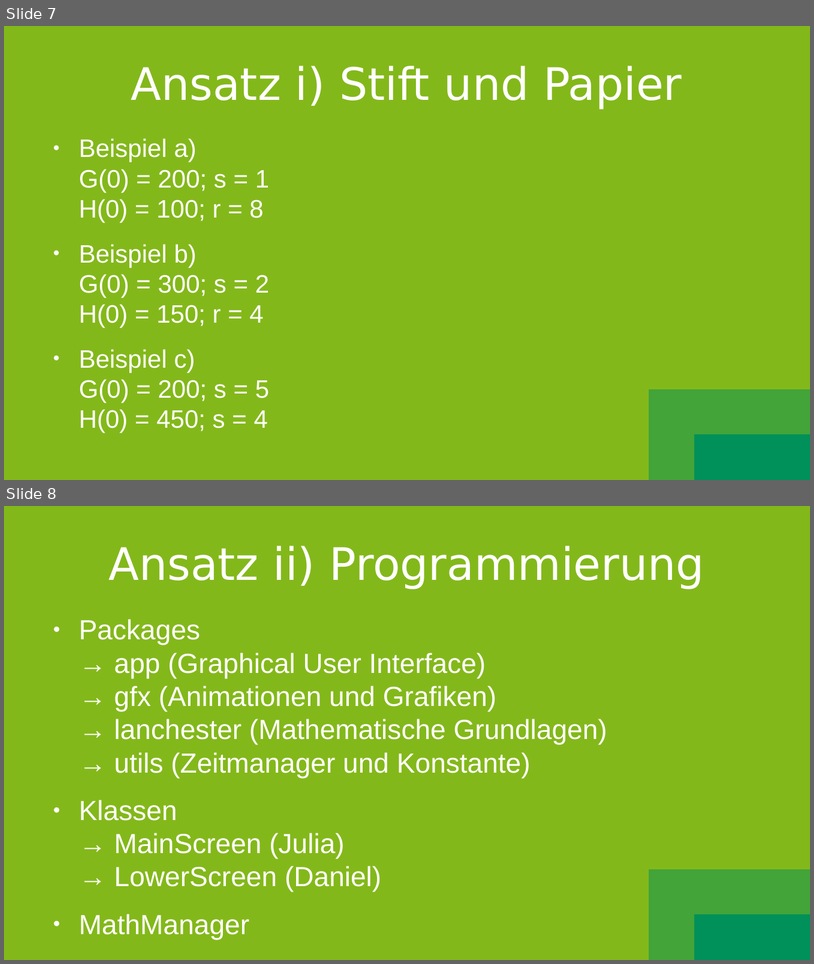
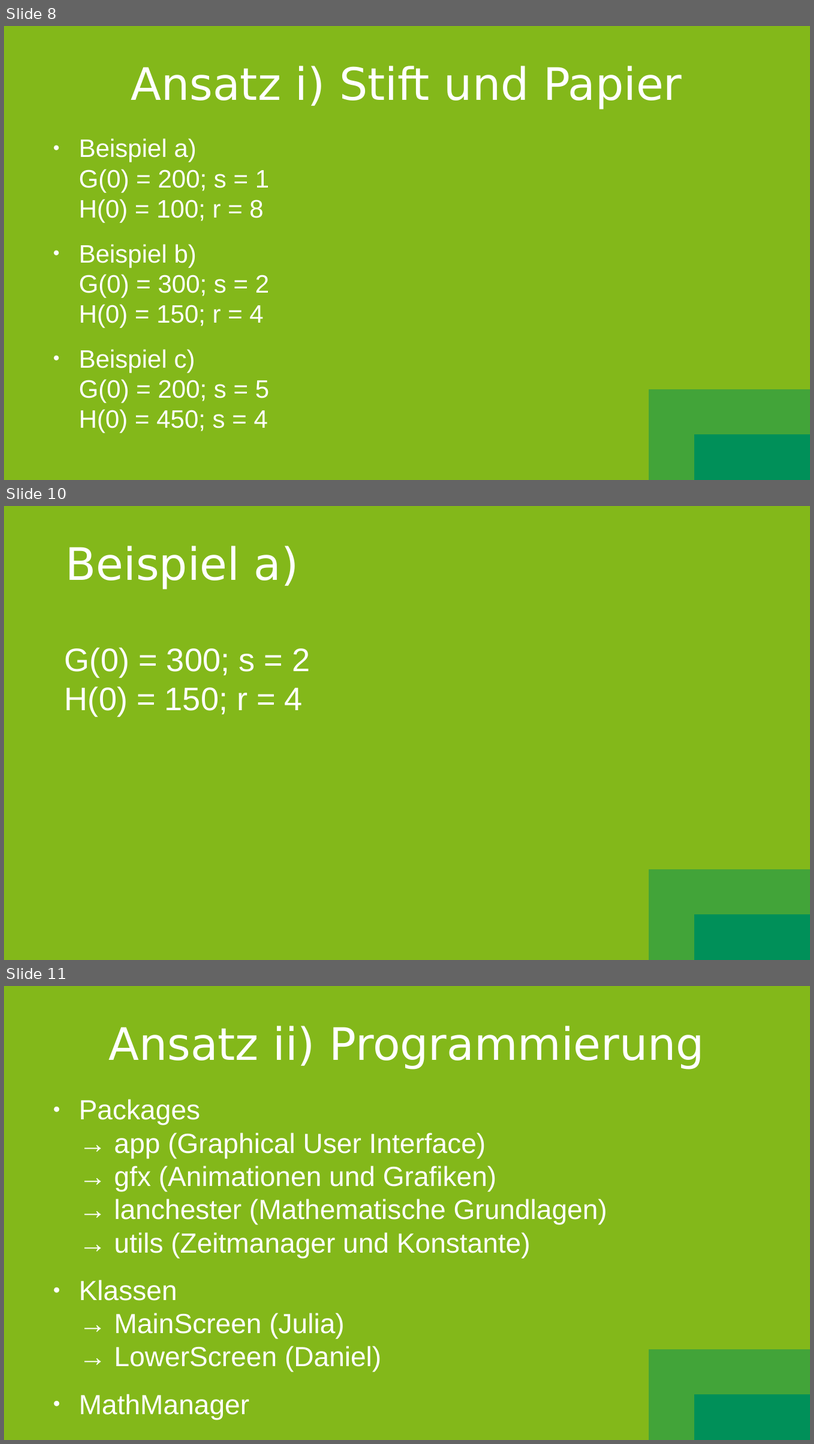
Before and after one commit to SootDan/LanchesterModell, a slide deck: Prasentation.odp. Shown one above the other, each under a label of ours: slides 7 and 8 before the commit, slides 8, 10 and 11 after it; the slides between them are not shown. The pictures are 814x964 and 814x1444 pixels, drawn with LibreOffice and Linux fonts; fonts in the diff are those of the drawing. Boxes give left, top, right and bottom in pixels: in the first picture for what was removed or moved away, otherwise in the second. Text is boxed around its words. In the diff, an @@ line names an element or a change of style, - is before the commit and + after.

```diff
--- a/Prasentation.odp
+++ b/Prasentation.odp
@@ slide 10 added at [4, 506, 810, 960], background gradient #009059 to #42A439 to #83B81A @@
@@ title added at [66, 546, 299, 589], 44 pt, text #FFFFFF @@
+Beispiel a)
@@ text added at [65, 647, 310, 716], 32 pt, text #FFFFFF @@
+G(0) = 300; s = 2
+H(0) = 150; r = 4
@@ what was slide 7 is now slide 8 @@
@@ what was slide 8 is now slide 11 @@
```
Also in this commit, not shown: 1 slide changed, 7 other slides added, 1 slide removed, 4 other files.
